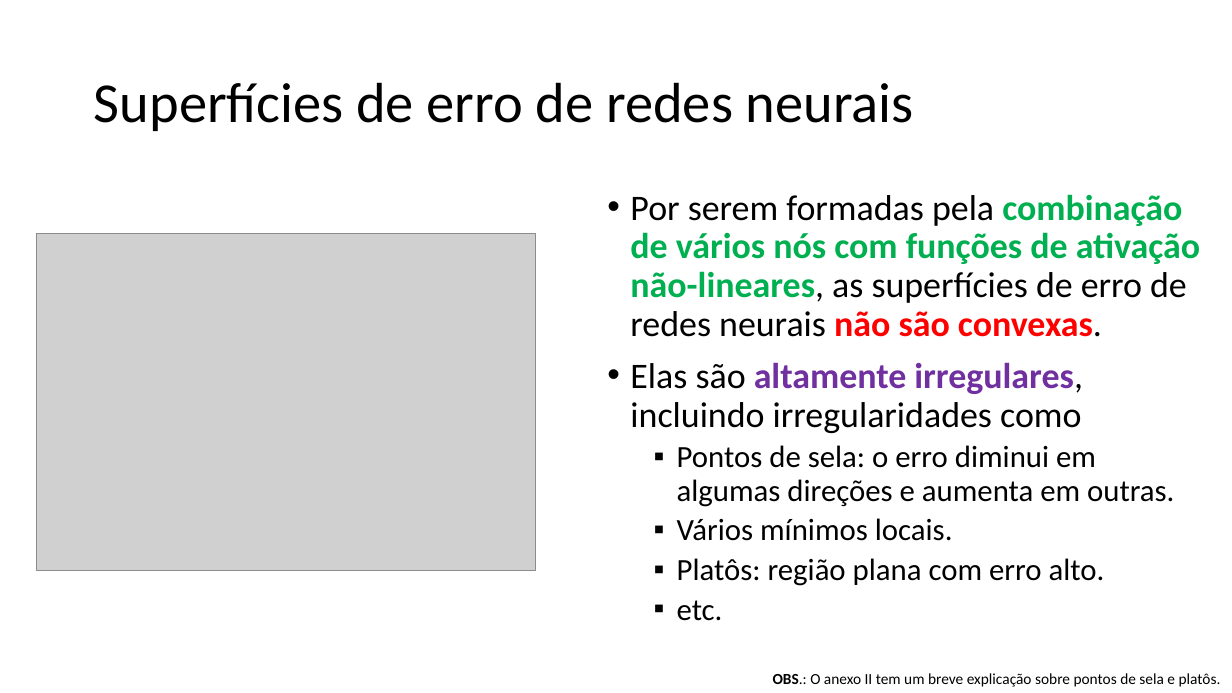
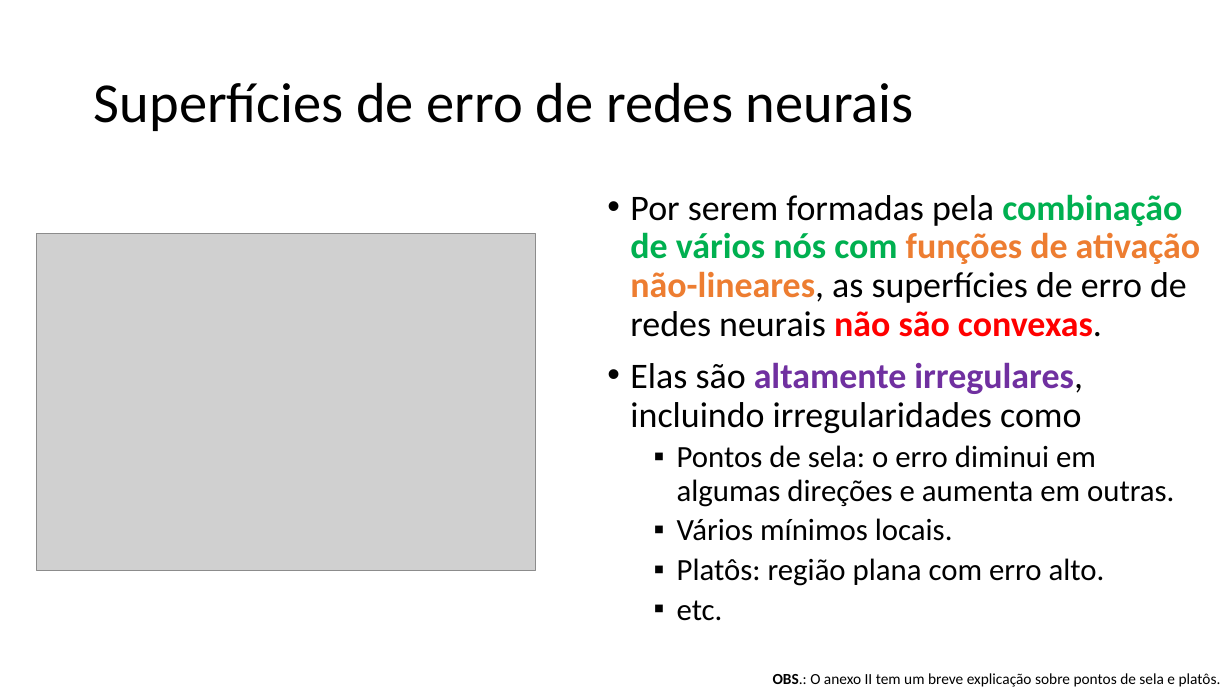
Before and after one commit to zz4fap/c24_inteligencia_artificial, a slide deck: slide 49 of slides/C24_MLP.pptx. Drawn at 1232x693 pixels with LibreOffice and Linux fonts; fonts in the diff are those of the drawing; grey boxes stand for pictures. Boxes give left, top, right and bottom in pixels: in the first picture for what was removed or moved away, otherwise in the second. Text is boxed around its words. In the diff, an @@ line names an element or a change of style, - is before the commit and + after.

```diff
--- a/slides/C24_MLP.pptx
+++ b/slides/C24_MLP.pptx
@@ text at [630,194,1200,337]: text colour #00B050 to #ED7D31 in "funções de ativação não-lineares," @@
```
Also in this commit, not shown: 4 other slides changed, 2 other files.
